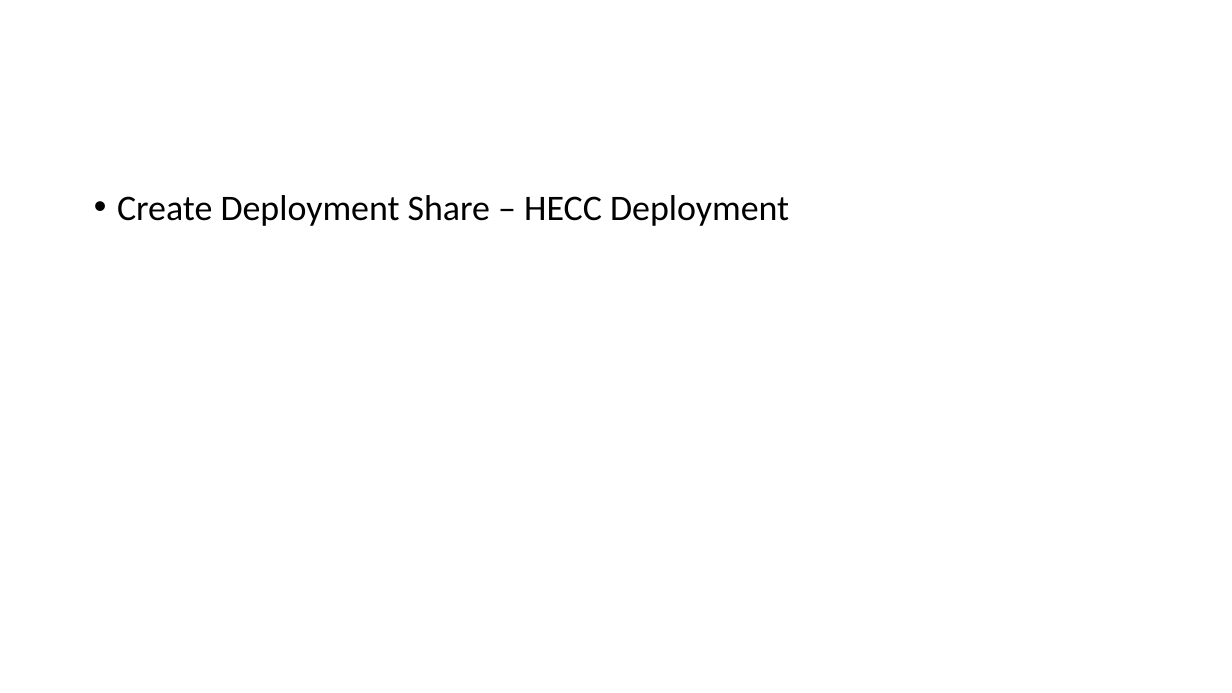
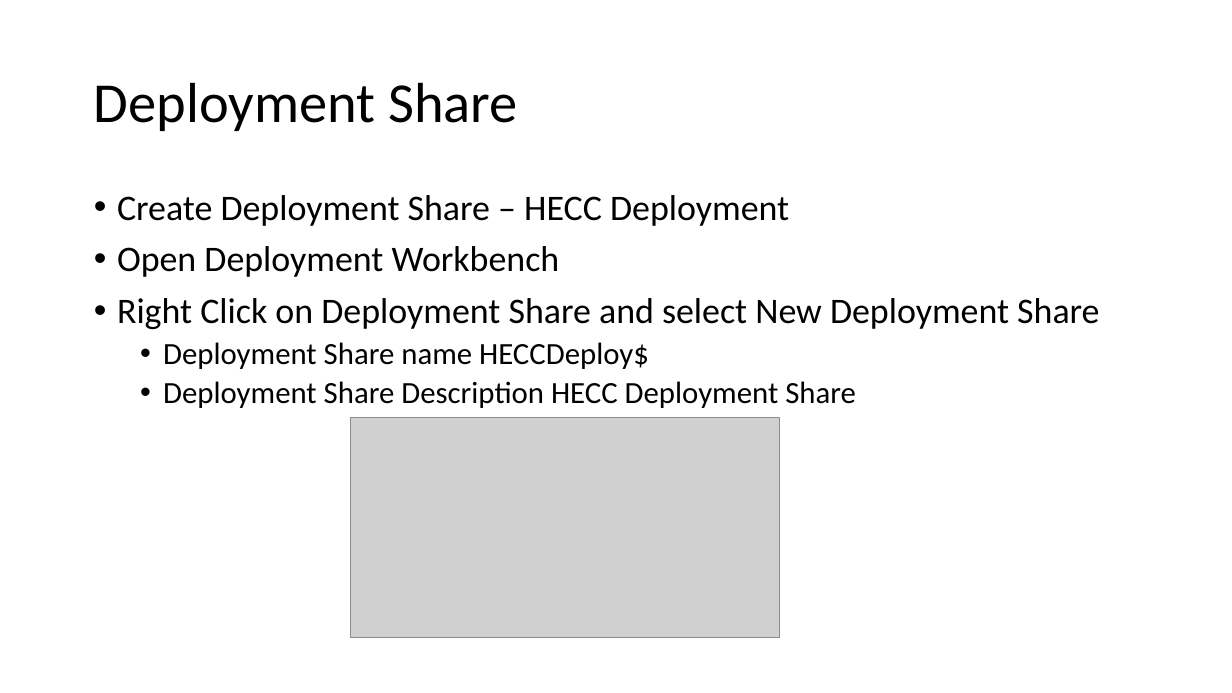
Before and after one commit to fydexx/HECC-2018, a slide deck: slide 3 of Part_02/Section01.pptx. Drawn at 1232x693 pixels with LibreOffice and Linux fonts; fonts in the diff are those of the drawing; grey boxes stand for pictures. Boxes give left, top, right and bottom in pixels: in the first picture for what was removed or moved away, otherwise in the second. Text is boxed around its words. In the diff, an @@ line names an element or a change of style, - is before the commit and + after.

```diff
--- a/Part_02/Section01.pptx
+++ b/Part_02/Section01.pptx
@@ title added at (x1=94, y1=82, x2=518, y2=131), 44 pt, text #000000 @@
+Deployment Share
@@ text at (x1=117, y1=246, x2=1099, y2=408): paragraphs added @@
+• Open Deployment Workbench
+• Right Click on Deployment Share and select New Deployment Share
+  • Deployment Share name HECCDeploy$
+  • Deployment Share Description HECC Deployment Share
@@ picture added at (x1=351, y1=417, x2=780, y2=638) @@
```
Also in this commit, not shown: 1 other slide changed, 3 slides added.
